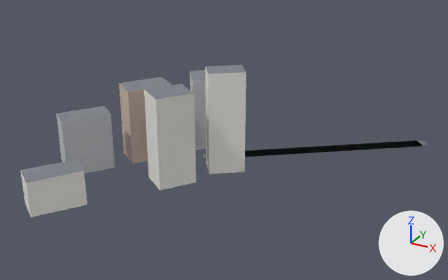
An edit to the glTF model apps/client/public/cities/moscow_synth/tiles/-3_-4.glb, drawn before and after from the same camera.
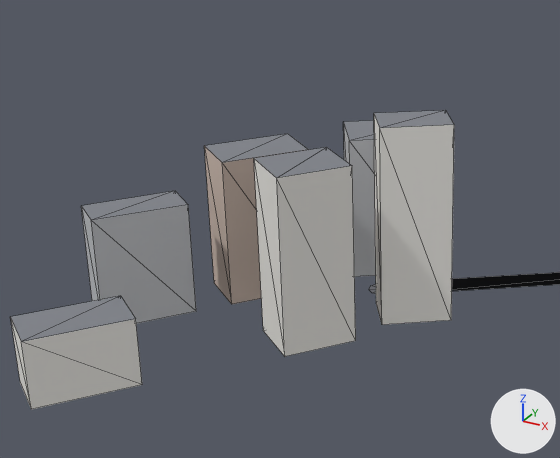
Each version appears first whole from a 50 mm lens placed at (-421.0, 604.0, 140.0), pointed at (-555.0, 847.0, 19.0), and next in a close-up on the part from 3% to 67% of the width and 3% to 86% of the height. Arrows for +X, +Y and +Z are at lower right; the lights stay in place. The older version's two pictures come first. The close-ups show mesh edges as thin lines. Vertices at exactly the same position are counted once.

The scene before the commit, as lines of its bpy script (objects in view):
```python
me_mesh_0 = bpy.data.meshes.new('Mesh_0')
me_mesh_0.from_pydata(...)  # 74 vertices, 82 faces; spans x -630.0..-474.0, y 770.0..937.0, z 0.0..52.0
# faces by material slot: [22, 48, 12]
me_mesh_0.materials.append(mat_road)
me_mesh_0.materials.append(mat_facade)
me_mesh_0.materials.append(mat_roof)
ob_mesh_0 = bpy.data.objects.new('Mesh_0', me_mesh_0)
ob_mesh_0.location = (0.0, 0.0, 0.0)
```
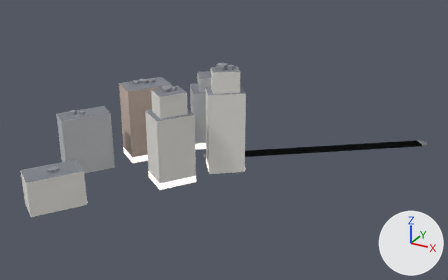
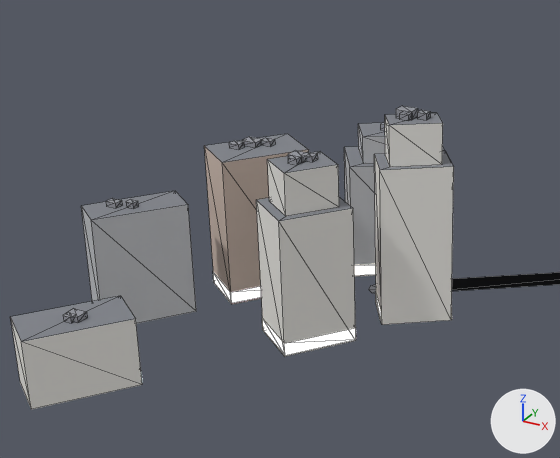
Edits to the bpy script that builds the scene:
```text
Add mat_shop:
    mat_shop = bpy.data.materials.new('shop')
    mat_shop.use_nodes = True; mat_shop.node_tree.nodes.clear()
    _N = mat_shop.node_tree.nodes; _L = mat_shop.node_tree.links
    n0 = _N.new('ShaderNodeBsdfPrincipled'); n0.name = 'Principled BSDF'
    n0.inputs[28].default_value = 1.0  # 'Emission Strength'
    n1 = _N.new('ShaderNodeOutputMaterial'); n1.name = 'Material Output'
    n2 = _N.new('ShaderNodeVertexColor'); n2.name = 'Color Attribute'
    _L.new(n0.outputs[0], n1.inputs[0])  # 'BSDF' to 'Surface'
    _L.new(n2.outputs[0], n0.inputs[0])  # 'Color' to 'Base Color'
Change me_mesh_0:
    used by ob_mesh_0; location = (0.0, 0.0, 0.0)
    remove me_mesh_0.from_pydata(...)  # 74 vertices, 82 faces; spans x -630.0..-474.0, y 770.0..937.0, z 0.0..52.0
    add me_mesh_0.from_pydata(...)  # 274 vertices, 290 faces; spans x -630.0..-474.0, y 770.0..937.0, z 0.0..54.0
    me_mesh_0 part 1: the loose piece of 8 vertices spanning x -586.0..-562.0, y 817.0..842.0, z 0.0..46.0 is copied, and the copy is scaled about its middle by (0.72, 0.72, 0.231), then moved by (0.0, 0.0, 18.0); it spans x -583.0..-566.0, y 821.0..838.0, z 35.0..46.0
    me_mesh_0 part 2: the loose piece of 8 vertices spanning x -593.0..-561.0, y 865.0..895.0, z 0.0..39.0 is copied, and the copy is scaled about its middle by (0.72, 0.72, 0.188), then moved by (0.0, 0.0, 16.0); it spans x -589.0..-566.0, y 869.0..891.0, z 32.0..39.0
    me_mesh_0 part 3: the loose piece of 8 vertices spanning x -569.0..-547.0, y 843.0..864.0, z 0.0..52.0 is copied, and the copy is scaled about its middle by (0.72, 0.72, 0.203), then moved by (0.0, 0.0, 21.0); it spans x -566.0..-550.0, y 846.0..861.0, z 42.0..52.0
    me_mesh_0 part 4
    4 vertices in x -586.0..-562.0, y 817.0..842.0, z 46.0 move by (0.0, 0.0, -11.0)
    4 vertices in x -593.0..-561.0, y 865.0..895.0, z 39.0 move by (0.0, 0.0, -7.0)
    4 vertices in x -569.0..-547.0, y 843.0..864.0, z 52.0 move by (0.0, 0.0, -10.0)
    148 vertices are added at x -630.0..-547.0, y 781.0..895.0, z 0.0..54.0
    28 new vertices lie (0.0, 0.0, 4.0) away from vertices in x -630.0..-547.0, y 790.0..895.0, z 0.0
    150 new faces join them, mat_roof
    28 new faces join them, mat_shop
    add me_mesh_0.materials.append(mat_shop)
```

Boxes [x1, y1, x2, y2] around the edits, measured in the close-ups (560 x 458 px):
'Mesh_0', reshaped: before [11, 110, 560, 410]; after [11, 106, 560, 410]
part 1 of me_mesh_0, added: after [267, 151, 339, 216]
part 2 of me_mesh_0, added: after [358, 123, 385, 164]
part 3 of me_mesh_0, added: after [385, 112, 443, 167]
part 4 of me_mesh_0, reshaped: before [254, 110, 454, 178]; after [63, 106, 454, 377]
